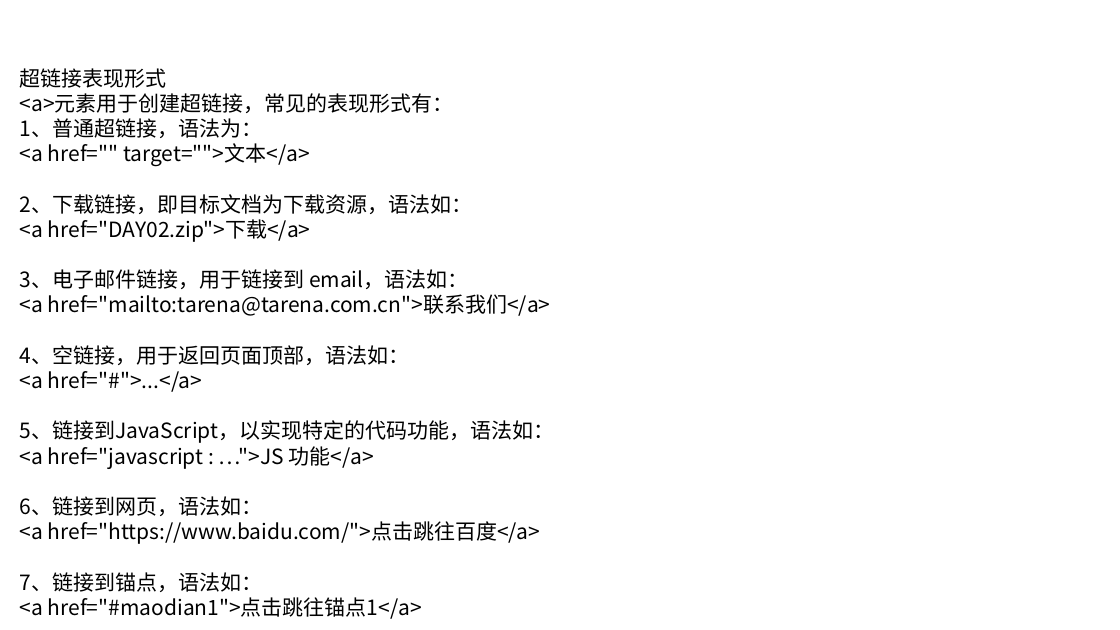
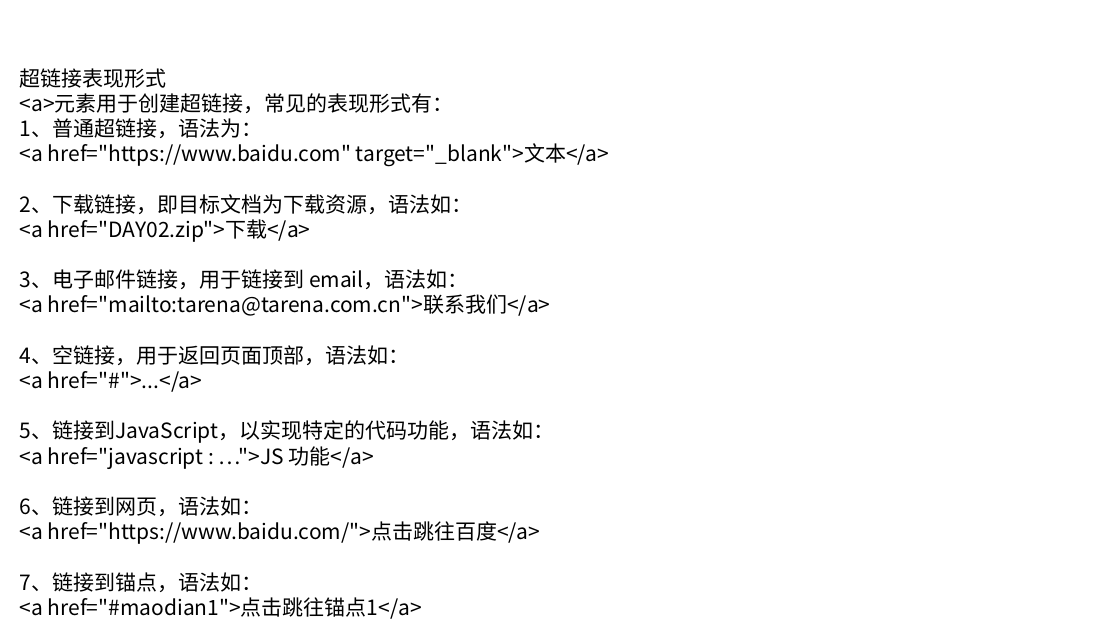
Before and after one commit to linkknown/PPT, a slide deck: slide 16 of 前端PPT/html 简介.pptx. Drawn at 1120x630 pixels with LibreOffice and Linux fonts; fonts in the diff are those of the drawing; background and template pictures are left out. Boxes give left, top, right and bottom in pixels: in the first picture for what was removed or moved away, otherwise in the second. Text is boxed around its words. In the diff, an @@ line names an element or a change of style, - is before the commit and + after.

```diff
--- a/前端PPT/html 简介.pptx
+++ b/前端PPT/html 简介.pptx
@@ text at bbox=[20, 143, 609, 166]: text changed @@
-<a href="" target="">文本</a>
+<a href="https://www.baidu.com" target="_blank">文本</a>
```
Also in this commit, not shown: 8 other slides changed, 1 slide added, 1 slide removed.
